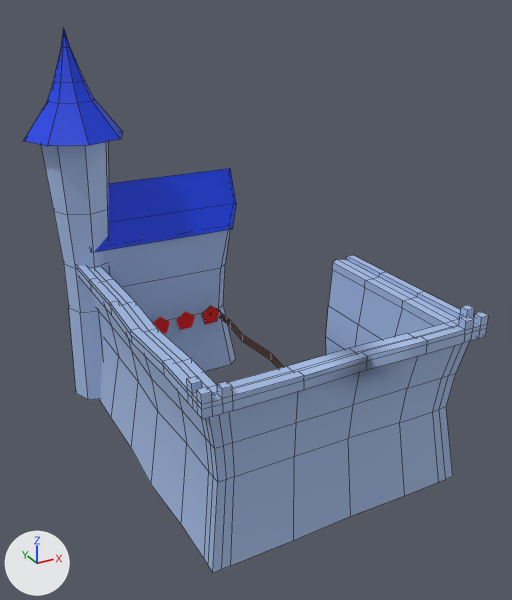
An edit to the OBJ model Project/Models/Amerulf/Barracks_Am.obj, drawn before and after from the same camera.
The view is the same before and after, from a 50 mm lens placed at (-0.956, -1.757, 1.082), pointed at (-0.046, -0.103, 0.255). Every picture has the same lights, and +X, +Y and +Z are marked at lower left. Mesh edges are drawn as thin lines on the coarser meshes. Where no turn or scale is listed for an object, it has been applied to the vertices. Vertices at the same position are counted once.
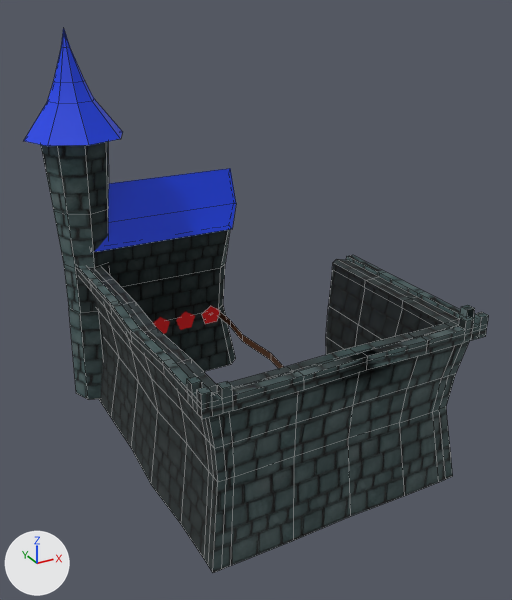
Where the change shows, as pixel boxes [x1, y1, x2, y2] in the pictures (512 x 600 px):
'Cylinder', surface changed (blue to black): [39, 139, 489, 573] in both
part 1 of me_cylinder, surface changed (blue to black): [41, 142, 489, 573] in both

The change, as a diff of the scene's bpy script:
```diff
--- a/Project/Models/Amerulf/Barracks_Am.obj.py
+++ b/Project/Models/Amerulf/Barracks_Am.obj.py
@@ img_stone_01_normal_map_png @@
+img_stone_01_normal_map_png = load_image('Stone_01_Normal_Map.png', 'Tex/Stone_01_Normal_Map.png', 1024, 1024, 'sRGB')
@@ img_stone_01_png @@
+img_stone_01_png = load_image('Stone_01.png', 'Tex/Stone_01.png', 1024, 1024, 'sRGB')
@@ mat_stone @@
 n0 = _N.new('ShaderNodeBsdfPrincipled'); n0.name = 'Principled BSDF'
-n0.inputs[0].default_value = (0.382, 0.512, 0.8, 1.0)  # 'Base Color', blue #a6bee7
+n0.inputs[2].default_value = 1.0  # 'Roughness'
 n1 = _N.new('ShaderNodeOutputMaterial'); n1.name = 'Material Output'
+n2 = _N.new('ShaderNodeTexImage'); n2.name = 'Image Texture'
+n2.image = img_stone_01_png
+n3 = _N.new('ShaderNodeTexImage'); n3.name = 'Image Texture.001'
+n3.image = img_stone_01_normal_map_png
+n4 = _N.new('ShaderNodeNormalMap'); n4.name = 'Normal Map'
+n4.inputs[0].default_value = 2.95  # 'Strength'
 _L.new(n0.outputs[0], n1.inputs[0])  # 'BSDF' to 'Surface'
+_L.new(n2.outputs[0], n0.inputs[0])  # 'Color' to 'Base Color'
+_L.new(n3.outputs[0], n4.inputs[1])  # 'Color' to 'Color'
+_L.new(n4.outputs[0], n0.inputs[5])  # 'Normal' to 'Normal'
@@ me_cylinder @@
 me_cylinder.from_pydata(...)  # 439 vertices, 413 faces; spans x -0.545..0.375, y -0.586..0.553, z -0.209..0.982
 # used by ob_cylinder; location = (0.0, 0.0, 0.0)
+# me_cylinder part 1: texture (UV) coordinates of 359 of 413 faces, centred in x -0.475..0.375, y -0.586..0.484, z -0.093..0.563, changed; they spanned u 0.0..1.0, v 0.0..1.0 and now span u -4.08..5.08, v -4.11..5.2
 me_cylinder.materials.append(mat_stone)
```
